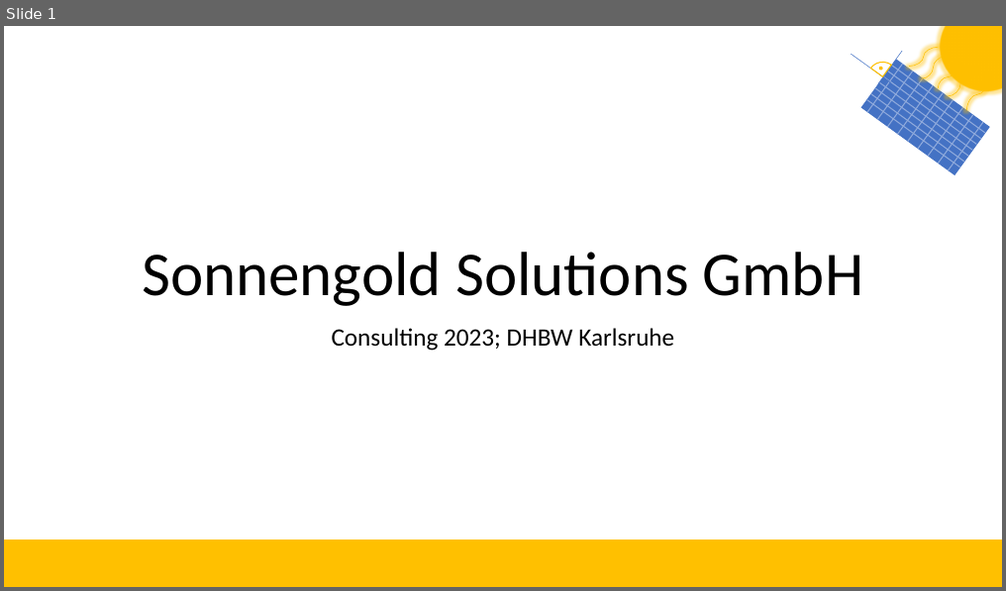
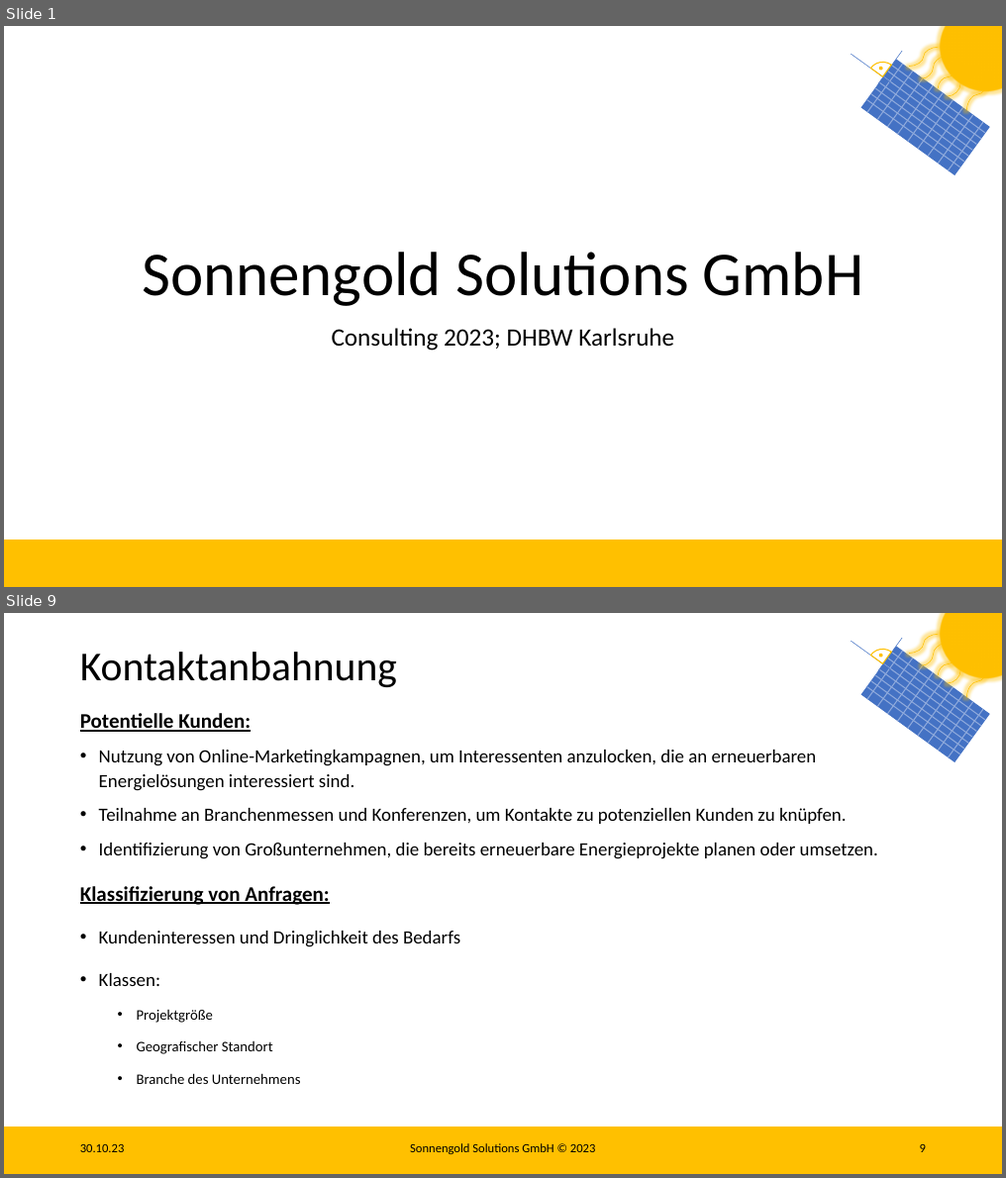
Before and after one commit to Lukas2104/sonnengold-solutions, a slide deck: ConsultingAbschlusspräsentation.pptx. Shown one above the other, each under a label of ours: slide 1 before the commit, slides 1 and 9 after it; the slides between them are not shown. The pictures are 1006x591 and 1006x1178 pixels, drawn with LibreOffice and Linux fonts; fonts in the diff are those of the drawing. Boxes give left, top, right and bottom in pixels: in the first picture for what was removed or moved away, otherwise in the second. Text is boxed around its words. In the diff, an @@ line names an element or a change of style, - is before the commit and + after.

```diff
--- a/ConsultingAbschlusspräsentation.pptx
+++ b/ConsultingAbschlusspräsentation.pptx
@@ slide 9 added at [4,613,1002,1174], background #FFFFFF; not listed: 28 template elements that a slide beside it also shows @@
@@ title added at [80,652,397,687], 39.6 pt, text #000000 @@
+Kontaktanbahnung
@@ text added at [80,713,878,1084], 18 pt, text #000000 @@
+Potentielle Kunden:
+• Nutzung von Online-Marketingkampagnen, um Interessenten anzulocken, die an erneuerbaren Energielösungen interessiert sind.
+• Teilnahme an Branchenmessen und Konferenzen, um Kontakte zu potenziellen Kunden zu knüpfen.
+• Identifizierung von Großunternehmen, die bereits erneuerbare Energieprojekte planen oder umsetzen.
+Klassifizierung von Anfragen:
+• Kundeninteressen und Dringlichkeit des Bedarfs
+• Klassen:
+  • Projektgröße
+  • Geografischer Standort
+  • Branche des Unternehmens
@@ text added at [80,1145,125,1153], 12 pt, text #000000 @@
+30.10.23
@@ text added at [410,1144,596,1155], 12 pt, text #000000 @@
+Sonnengold Solutions GmbH © 2023
@@ page number added at [920,1145,926,1153], 12 pt, text #000000 @@
+9
```
Also in this commit, not shown: 8 slides changed, 4 other slides added.
